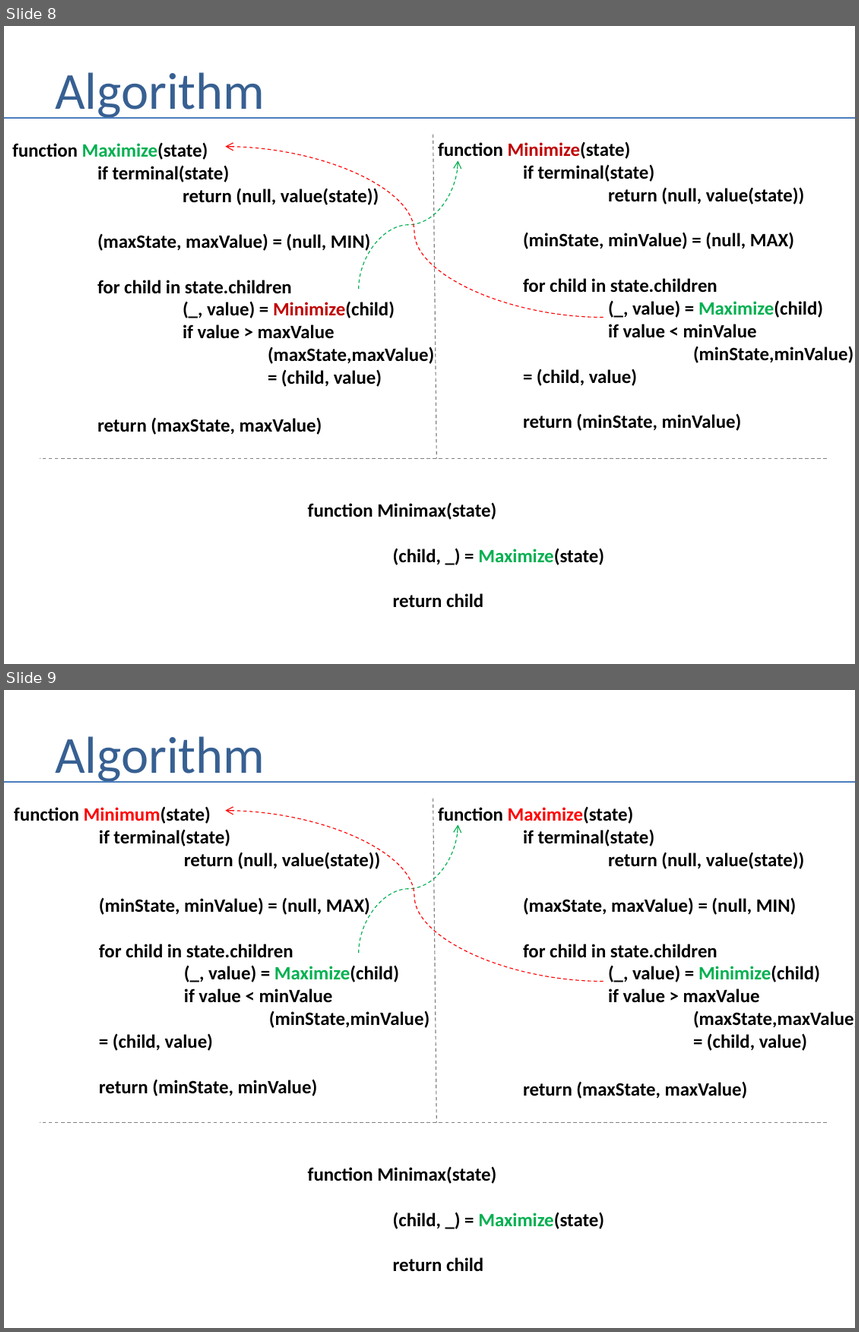
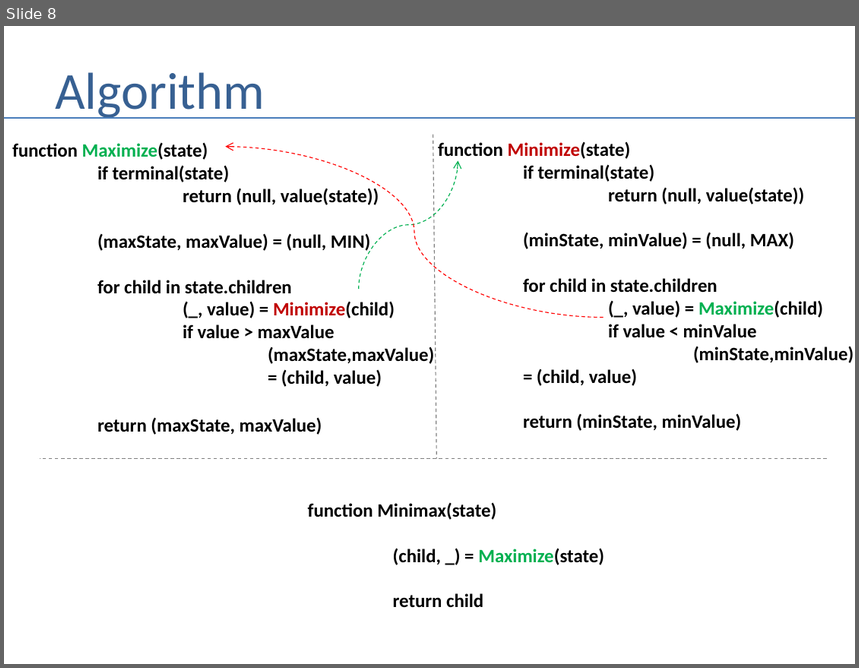
Before and after one commit to andrewferlitsch/Portland-Data-Science-Group, a slide deck: Presentations/AI - MinMax.pptx. Shown one above the other, each under a label of ours: slides 8 and 9 before the commit, slide 8 after it. The pictures are 859x1332 and 859x668 pixels, drawn with LibreOffice and Linux fonts; fonts in the diff are those of the drawing. Boxes give left, top, right and bottom in pixels: in the first picture for what was removed or moved away, otherwise in the second. Text is boxed around its words. In the diff, an @@ line names an element or a change of style, - is before the commit and + after.

Commit message:
alpha-beta prune presentation

```diff
--- a/Presentations/AI - MinMax.pptx
+++ b/Presentations/AI - MinMax.pptx
@@ slide 9 removed at bbox=[4, 690, 855, 1328], background #FFFFFF @@
@@ title removed at bbox=[55, 736, 265, 783] @@
-Algorithm
@@ line removed from (4, 782) to (855, 782) @@
@@ line removed from (433, 798) to (436, 1122) @@
@@ text removed at bbox=[14, 806, 430, 1097] @@
-function Minimum(state)
-if terminal(state)
-return (null, value(state))
-(minState, minValue) = (null, MAX)
-for child in state.children
-(_, value) = Maximize(child)
-if value < minValue
-(minState,minValue) = (child, value)
-return (minState, minValue)
@@ curved arrow removed from (603, 981) to (225, 811) @@
@@ curved arrow removed from (359, 953) to (458, 825) @@
@@ text removed at bbox=[438, 806, 855, 1099] @@
-function Maximize(state)
-if terminal(state)
-return (null, value(state))
-(maxState, maxValue) = (null, MIN)
-for child in state.children
-(_, value) = Minimize(child)
-if value > maxValue
-(maxState,maxValue)
-= (child, value)
-return (maxState, maxValue)
@@ line removed from (827, 1122) to (40, 1122) @@
@@ text removed at bbox=[308, 1167, 604, 1272] @@
-function Minimax(state)
-(child, _) = Maximize(state)
-return child
```
Also in this commit, not shown: 1 other file.
